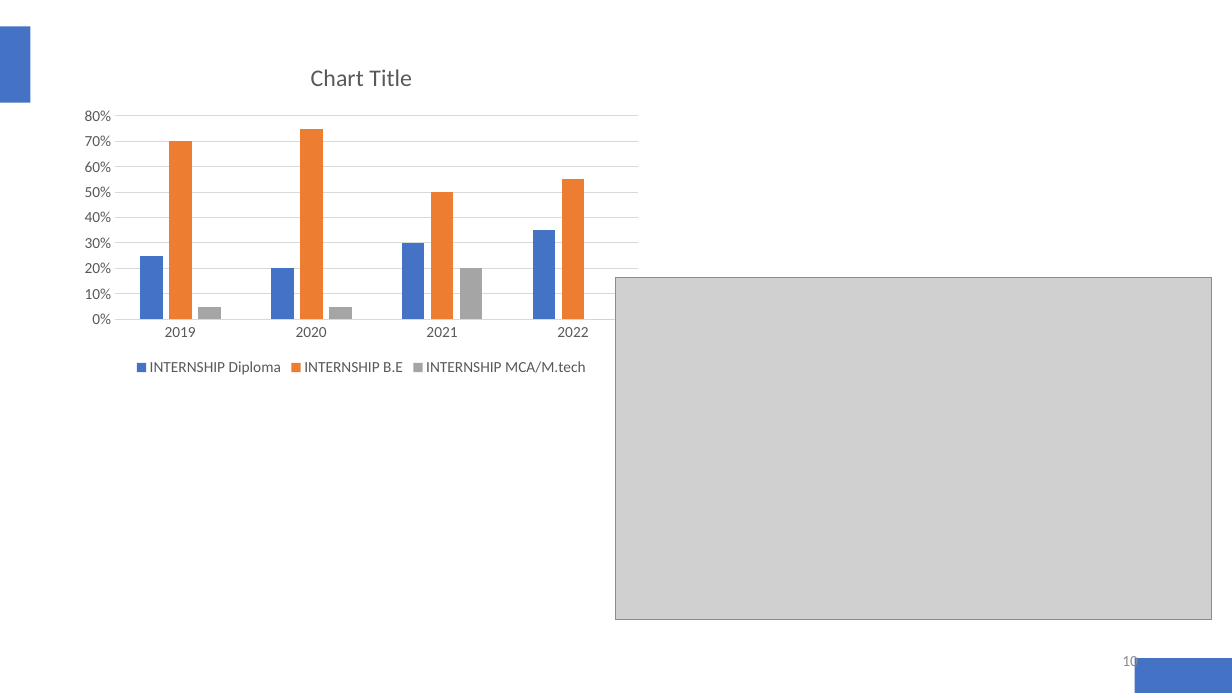
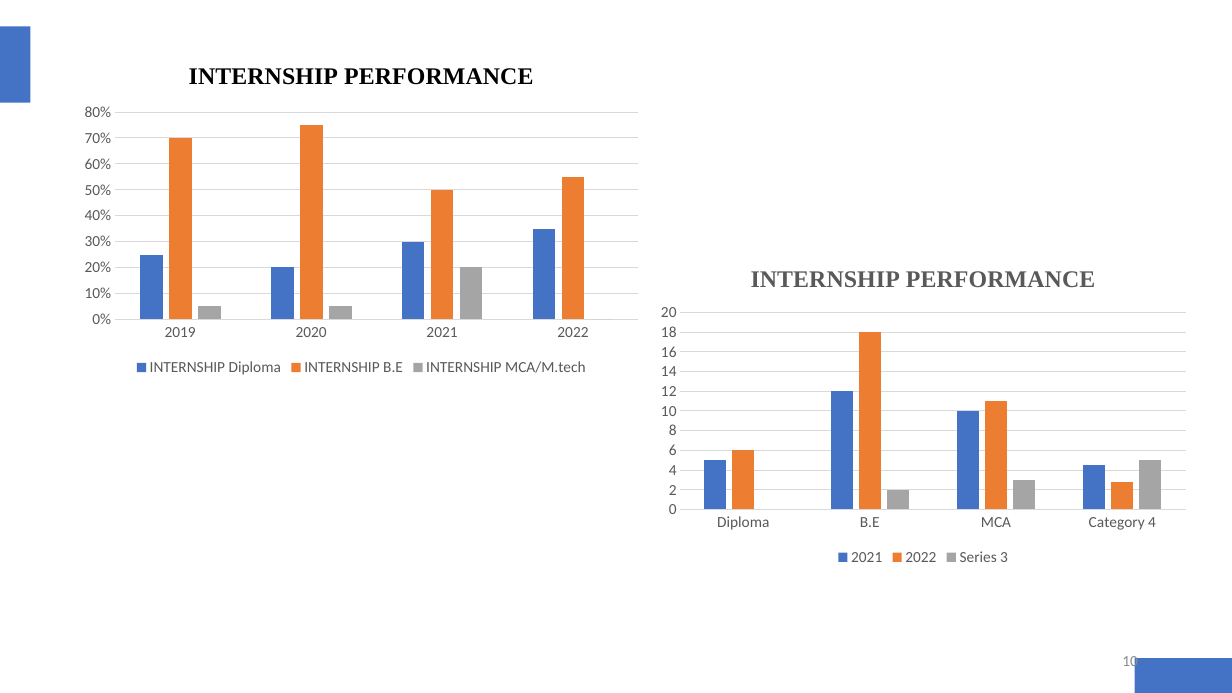
Before and after one commit to krishna-46/6thsem_Internship2023, a slide deck: slide 10 of Reports/SEE PPT's/Final ppt/KRISHNA.pptx. Drawn at 1232x693 pixels with LibreOffice and Linux fonts; fonts in the diff are those of the drawing; grey boxes stand for pictures. Boxes give left, top, right and bottom in pixels: in the first picture for what was removed or moved away, otherwise in the second. Text is boxed around its words. In the diff, an @@ line names an element or a change of style, - is before the commit and + after.

```diff
--- a/Reports/SEE PPT's/Final ppt/KRISHNA.pptx
+++ b/Reports/SEE PPT's/Final ppt/KRISHNA.pptx
@@ column chart at (x1=73, y1=44, x2=651, y2=381) @@
@@ title "INTERNSHIP PERFORMANCE " added @@
@@ column chart added at (x1=651, y1=250, x2=1197, y2=570) @@
+title "INTERNSHIP PERFORMANCE "
+categories: Diploma, B.E, MCA, Category 4
+2021: 5, 12, 10, 4.5
+2022: 6, 18, 11, 2.8
+Series 3: -, 2, 3, 5
@@ picture removed at (x1=616, y1=277, x2=1213, y2=620) @@
```
Also in this commit, not shown: 25 other slides changed, 2 slides added, 1 slide removed, 9 other files.
